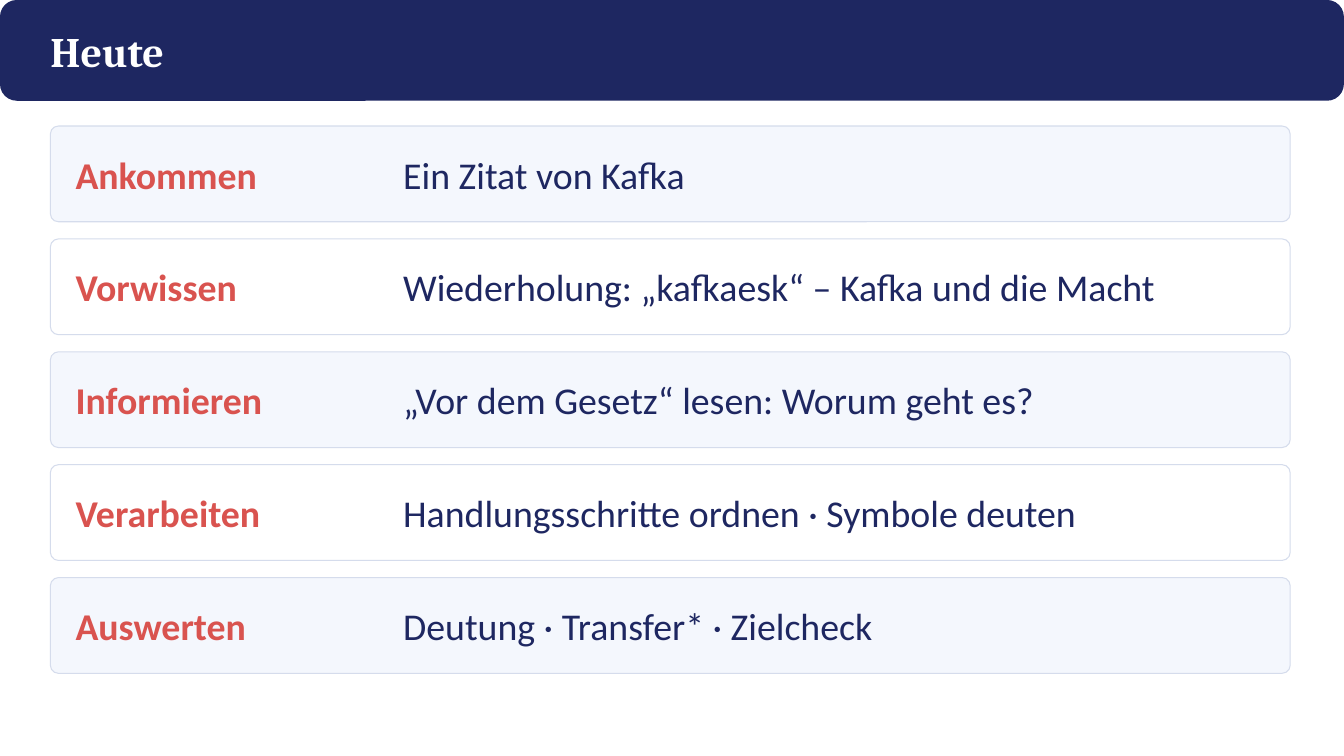
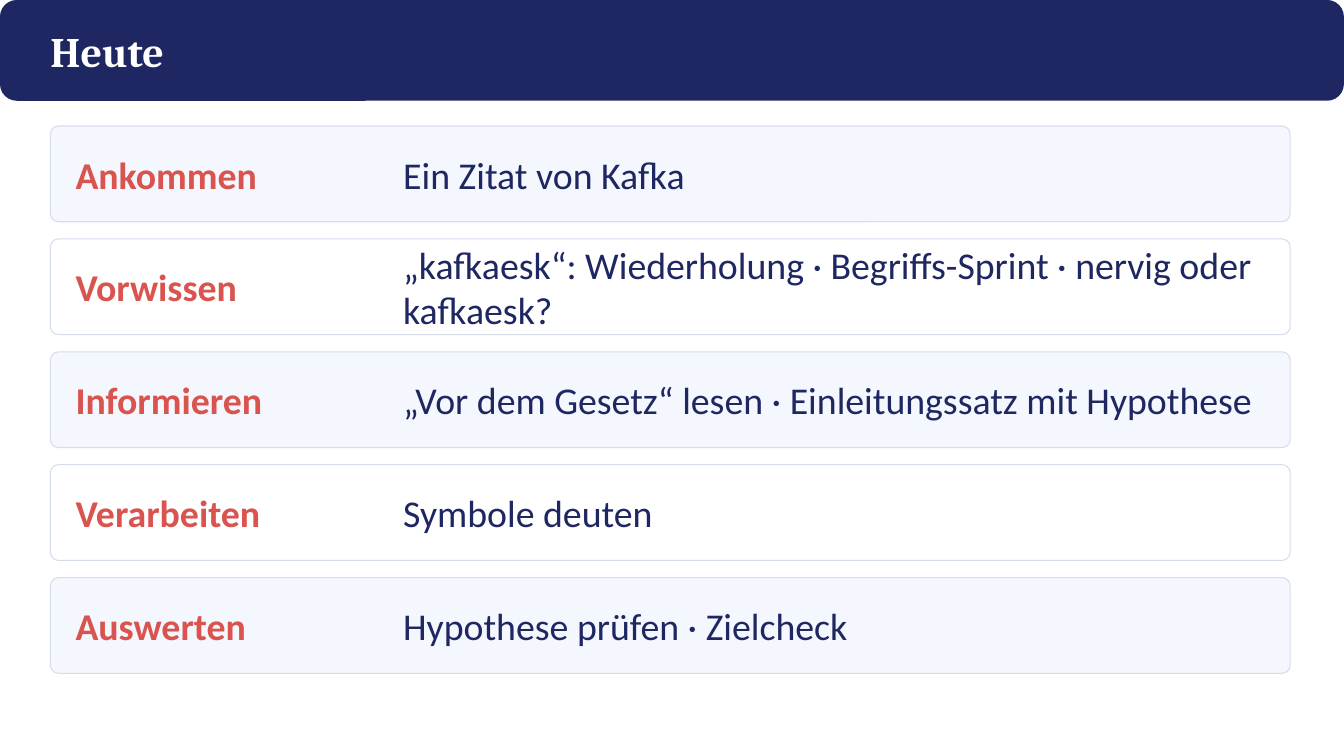
Before and after one commit to golzkonstantin-gif/Schule, a slide deck: slide 2 of Deutsch_11/Kafka_Vor_dem_Gesetz/Praesentation_Vor_dem_Gesetz.pptx. Drawn at 1344x756 pixels with LibreOffice and Linux fonts; fonts in the diff are those of the drawing. Boxes give left, top, right and bottom in pixels: in the first picture for what was removed or moved away, otherwise in the second. Text is boxed around its words. In the diff, an @@ line names an element or a change of style, - is before the commit and + after.

```diff
--- a/Deutsch_11/Kafka_Vor_dem_Gesetz/Praesentation_Vor_dem_Gesetz.pptx
+++ b/Deutsch_11/Kafka_Vor_dem_Gesetz/Praesentation_Vor_dem_Gesetz.pptx
@@ text at (403,252,1251,325): text changed @@
-Wiederholung: „kafkaesk“ – Kafka und die Macht
+„kafkaesk“: Wiederholung · Begriffs-Sprint · nervig oder kafkaesk?
@@ text at (403,387,1251,421): text changed @@
-„Vor dem Gesetz“ lesen: Worum geht es?
+„Vor dem Gesetz“ lesen · Einleitungssatz mit Hypothese
@@ text at (403,500,652,533): text changed @@
-Handlungsschritte ordnen · Symbole deuten
+Symbole deuten
@@ text at (403,613,848,646): text changed @@
-Deutung · Transfer* · Zielcheck
+Hypothese prüfen · Zielcheck
```
Also in this commit, not shown: 7 other slides changed, 10 slides added, 10 slides removed, 13 other files.
